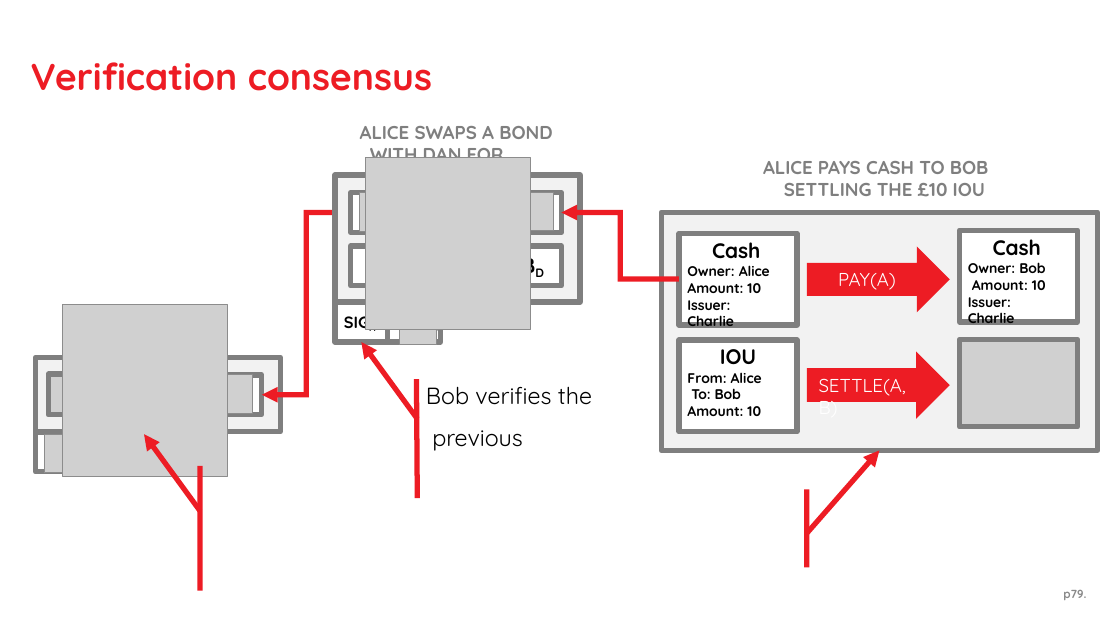
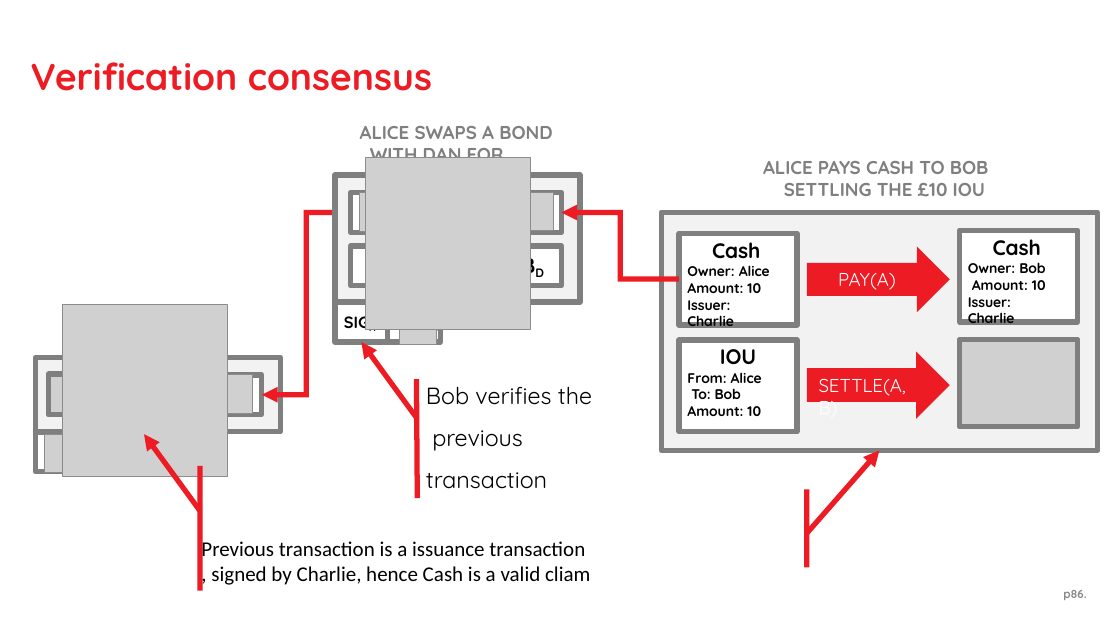
Before and after one commit to thinkgandhi/bg, a slide deck: slide 86 of Corda.pptx (slide 79 before the commit). Drawn at 1120x630 pixels with LibreOffice and Linux fonts; fonts in the diff are those of the drawing; grey boxes stand for pictures. Boxes give left, top, right and bottom in pixels: in the first picture for what was removed or moved away, otherwise in the second. Text is boxed around its words. In the diff, an @@ line names an element or a change of style, - is before the commit and + after.

```diff
--- a/Corda.pptx
+++ b/Corda.pptx
@@ text at <box>426,387,592,489</box>: text changed @@
-Bob verifies the previous
+Bob verifies the previous transaction
@@ text added at <box>201,538,590,585</box>, 18 pt, text #000000 @@
+Previous transaction is a issuance transaction
+, signed by Charlie, hence Cash is a valid cliam
@@ page number at <box>1063,590,1086,600</box>: text changed @@
-p79.
+p86.
```
Also in this commit, not shown: 19 other slides changed, 7 slides added.
